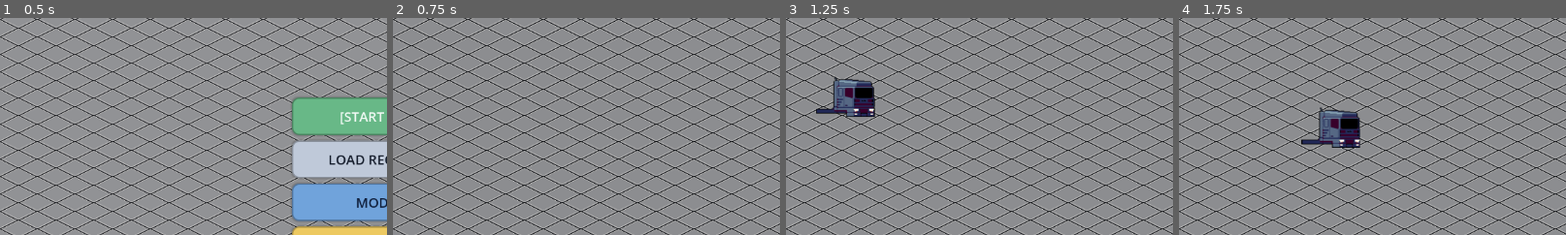
Above: before the commit, frames 1-4 (left to right).
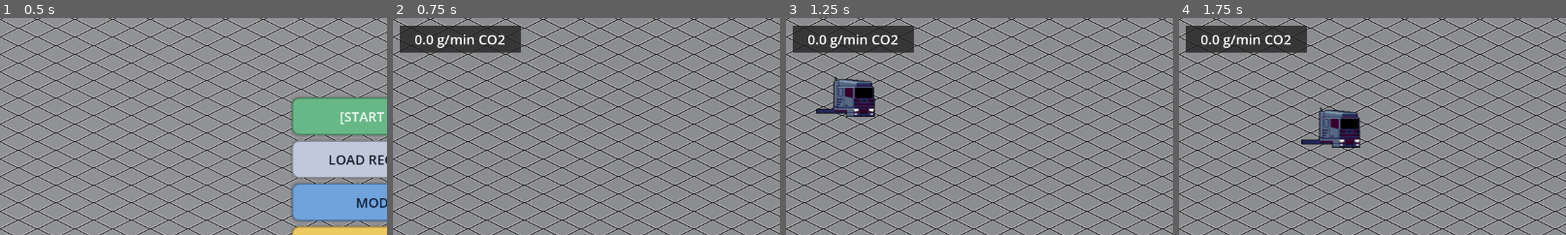
Above: after the commit, the same moments.

Repository: AApoLLoo/Projet
Game: Godot game, scene res://scene/main_menu.tscn
The game is run twice, just before and just after one commit, with the same random seed, the same clock (stepped at 60 frames per second) and the same inputs.
Inputs:
- Up to frame 1 (0.5 s): no input
- Up to frame 2 (0.75 s): click "[START NEW GAME]" at 0.5 s
- Up to frame 3 (1.25 s): no input
- Up to frame 4 (1.75 s): click "Tapis" at 1.25 s
The pictures show only the part of the screen within x 0-50%, y 10-60%; the shares and areas given below are measured in that part.

Frame 1 is identical in both runs. In frame 2, 3.7% of the frame differs, in the area x 1-34%, y 3-17%; in frame 3, 3.7%; in frame 4, 3.7%.

Commit message:
Ajout barre CO2
Ajout de la barre de CO2 avec 5g/min pour la pose d'un batiment.

Diff:
--- a/scene/hud.tscn
+++ b/scene/hud.tscn
@@ -139,6 +139,34 @@
 horizontal_alignment = 1
 vertical_alignment = 1
 
+[node name="CO2Container" type="MarginContainer" parent="." unique_id=247704804]
+offset_top = 65.0
+offset_right = 200.0
+offset_bottom = 125.0
+theme_override_constants/margin_left = 10
+theme_override_constants/margin_top = 10
+theme_override_constants/margin_right = 10
+theme_override_constants/margin_bottom = 10
+
+[node name="ColorRect" type="ColorRect" parent="CO2Container" unique_id=1416201117]
+layout_mode = 2
+color = Color(0.125, 0.125, 0.125, 0.784)
+
+[node name="MarginContainer" type="MarginContainer" parent="CO2Container" unique_id=768432155]
+layout_mode = 2
+theme_override_constants/margin_left = 5
+theme_override_constants/margin_top = 5
+theme_override_constants/margin_right = 5
+theme_override_constants/margin_bottom = 5
+
+[node name="CO2Label" type="Label" parent="CO2Container/MarginContainer" unique_id=1909872910]
+unique_name_in_owner = true
+layout_mode = 2
+theme_override_font_sizes/font_size = 20
+text = "0.0 g/min CO2"
+horizontal_alignment = 1
+vertical_alignment = 1
+
 [node name="BuildMenuContainer" type="VBoxContainer" parent="." unique_id=1150902757]
 unique_name_in_owner = true
 anchors_preset = 2
@@ -150,7 +178,22 @@
 offset_bottom = -10.0
 grow_vertical = 0
 
-[node name="SessionOverviewPanel" type="PanelContainer" parent="."]
+[node name="BtnBuildBelt" type="Button" parent="BuildMenuContainer" unique_id=559379114]
+unique_name_in_owner = true
+layout_mode = 2
+text = "Tapis"
+
+[node name="BtnBuildTurbine" type="Button" parent="BuildMenuContainer" unique_id=1270201037]
+unique_name_in_owner = true
+layout_mode = 2
+text = "Turbine"
+
+[node name="BtnBuildFactory" type="Button" parent="BuildMenuContainer" unique_id=1572101387]
+unique_name_in_owner = true
+layout_mode = 2
+text = "Usine"
+
+[node name="SessionOverviewPanel" type="PanelContainer" parent="." unique_id=675144948]
 unique_name_in_owner = true
 visible = false
 anchors_preset = 8
@@ -163,138 +206,123 @@
 offset_right = 220.0
 offset_bottom = 180.0
 
-[node name="MarginContainer" type="MarginContainer" parent="SessionOverviewPanel"]
+[node name="MarginContainer" type="MarginContainer" parent="SessionOverviewPanel" unique_id=432869373]
 layout_mode = 2
 theme_override_constants/margin_left = 18
 theme_override_constants/margin_top = 18
 theme_override_constants/margin_right = 18
 theme_override_constants/margin_bottom = 18
 
-[node name="VBoxContainer" type="VBoxContainer" parent="SessionOverviewPanel/MarginContainer"]
+[node name="VBoxContainer" type="VBoxContainer" parent="SessionOverviewPanel/MarginContainer" unique_id=1219415110]
 layout_mode = 2
 theme_override_constants/separation = 10
 
-[node name="TitleLabel" type="Label" parent="SessionOverviewPanel/MarginContainer/VBoxContainer"]
+[node name="TitleLabel" type="Label" parent="SessionOverviewPanel/MarginContainer/VBoxContainer" unique_id=1956281952]
 layout_mode = 2
 theme_override_font_sizes/font_size = 22
 text = "Infos de la partie"
 horizontal_alignment = 1
 
-[node name="InfoGrid" type="GridContainer" parent="SessionOverviewPanel/MarginContainer/VBoxContainer"]
-layout_mode = 2
-columns = 2
+[node name="InfoGrid" type="GridContainer" parent="SessionOverviewPanel/MarginContainer/VBoxContainer" unique_id=2012156695]
+layout_mode = 2
 theme_override_constants/h_separation = 24
 theme_override_constants/v_separation = 8
-
-[node name="DayLabel" type="Label" parent="SessionOverviewPanel/MarginContainer/VBoxContainer/InfoGrid"]
+columns = 2
+
+[node name="DayLabel" type="Label" parent="SessionOverviewPanel/MarginContainer/VBoxContainer/InfoGrid" unique_id=164693166]
 layout_mode = 2
 text = "Jour"
 
-[node name="OverviewDayValue" type="Label" parent="SessionOverviewPanel/MarginContainer/VBoxContainer/InfoGrid"]
+[node name="OverviewDayValue" type="Label" parent="SessionOverviewPanel/MarginContainer/VBoxContainer/InfoGrid" unique_id=1612728383]
 unique_name_in_owner = true
 layout_mode = 2
 text = "Jour 1"
 horizontal_alignment = 2
 
-[node name="TimeLabel" type="Label" parent="SessionOverviewPanel/MarginContainer/VBoxContainer/InfoGrid"]
+[node name="TimeLabel" type="Label" parent="SessionOverviewPanel/MarginContainer/VBoxContainer/InfoGrid" unique_id=488056875]
 layout_mode = 2
 text = "Heure"
 
-[node name="OverviewTimeValue" type="Label" parent="SessionOverviewPanel/MarginContainer/VBoxContainer/InfoGrid"]
+[node name="OverviewTimeValue" type="Label" parent="SessionOverviewPanel/MarginContainer/VBoxContainer/InfoGrid" unique_id=822626886]
 unique_name_in_owner = true
 layout_mode = 2
 text = "08:00"
 horizontal_alignment = 2
 
-[node name="CreditsLabel" type="Label" parent="SessionOverviewPanel/MarginContainer/VBoxContainer/InfoGrid"]
+[node name="CreditsLabel" type="Label" parent="SessionOverviewPanel/MarginContainer/VBoxContainer/InfoGrid" unique_id=2057540841]
 layout_mode = 2
 text = "Credits"
 
-[node name="OverviewCreditsValue" type="Label" parent="SessionOverviewPanel/MarginContainer/VBoxContainer/InfoGrid"]
+[node name="OverviewCreditsValue" type="Label" parent="SessionOverviewPanel/MarginContainer/VBoxContainer/InfoGrid" unique_id=1636981734]
 unique_name_in_owner = true
 layout_mode = 2
 text = "0 €"
 horizontal_alignment = 2
 
-[node name="MachinesLabel" type="Label" parent="SessionOverviewPanel/MarginContainer/VBoxContainer/InfoGrid"]
+[node name="MachinesLabel" type="Label" parent="SessionOverviewPanel/MarginContainer/VBoxContainer/InfoGrid" unique_id=1098813945]
 layout_mode = 2
 text = "Machines total"
 
-[node name="OverviewMachinesValue" type="Label" parent="SessionOverviewPanel/MarginContainer/VBoxContainer/InfoGrid"]
+[node name="OverviewMachinesValue" type="Label" parent="SessionOverviewPanel/MarginContainer/VBoxContainer/InfoGrid" unique_id=1645397864]
 unique_name_in_owner = true
 layout_mode = 2
 text = "0"
 horizontal_alignment = 2
 
-[node name="ActiveMachinesLabel" type="Label" parent="SessionOverviewPanel/MarginContainer/VBoxContainer/InfoGrid"]
+[node name="ActiveMachinesLabel" type="Label" parent="SessionOverviewPanel/MarginContainer/VBoxContainer/InfoGrid" unique_id=1244793099]
 layout_mode = 2
 text = "Machines actives"
 
-[node name="OverviewActiveMachinesValue" type="Label" parent="SessionOverviewPanel/MarginContainer/VBoxContainer/InfoGrid"]
+[node name="OverviewActiveMachinesValue" type="Label" parent="SessionOverviewPanel/MarginContainer/VBoxContainer/InfoGrid" unique_id=656499050]
 unique_name_in_owner = true
 layout_mode = 2
 text = "0 / 0"
 horizontal_alignment = 2
 
-[node name="ProductionRateLabel" type="Label" parent="SessionOverviewPanel/MarginContainer/VBoxContainer/InfoGrid"]
+[node name="ProductionRateLabel" type="Label" parent="SessionOverviewPanel/MarginContainer/VBoxContainer/InfoGrid" unique_id=770963294]
 layout_mode = 2
 text = "Taux de production"
 
-[node name="OverviewProductionRateValue" type="Label" parent="SessionOverviewPanel/MarginContainer/VBoxContainer/InfoGrid"]
+[node name="OverviewProductionRateValue" type="Label" parent="SessionOverviewPanel/MarginContainer/VBoxContainer/InfoGrid" unique_id=93367735]
 unique_name_in_owner = true
 layout_mode = 2
 text = "0%"
 horizontal_alignment = 2
 
-[node name="FailuresLabel" type="Label" parent="SessionOverviewPanel/MarginContainer/VBoxContainer/InfoGrid"]
+[node name="FailuresLabel" type="Label" parent="SessionOverviewPanel/MarginContainer/VBoxContainer/InfoGrid" unique_id=1883435217]
 layout_mode = 2
 text = "Machines en panne"
 
-[node name="OverviewFailuresValue" type="Label" parent="SessionOverviewPanel/MarginContainer/VBoxContainer/InfoGrid"]
+[node name="OverviewFailuresValue" type="Label" parent="SessionOverviewPanel/MarginContainer/VBoxContainer/InfoGrid" unique_id=1418545568]
 unique_name_in_owner = true
 layout_mode = 2
 text = "A venir (placeholder)"
 horizontal_alignment = 2
 
-[node name="CO2Label" type="Label" parent="SessionOverviewPanel/MarginContainer/VBoxContainer/InfoGrid"]
+[node name="CO2Label" type="Label" parent="SessionOverviewPanel/MarginContainer/VBoxContainer/InfoGrid" unique_id=1469679323]
 layout_mode = 2
 text = "CO2"
 
-[node name="OverviewCO2Value" type="Label" parent="SessionOverviewPanel/MarginContainer/VBoxContainer/InfoGrid"]
+[node name="OverviewCO2Value" type="Label" parent="SessionOverviewPanel/MarginContainer/VBoxContainer/InfoGrid" unique_id=1872482549]
 unique_name_in_owner = true
 layout_mode = 2
 text = "0.0 g/min"
 horizontal_alignment = 2
 
-[node name="ElectricityLabel" type="Label" parent="SessionOverviewPanel/MarginContainer/VBoxContainer/InfoGrid"]
+[node name="ElectricityLabel" type="Label" parent="SessionOverviewPanel/MarginContainer/VBoxContainer/InfoGrid" unique_id=1540392897]
 layout_mode = 2
 text = "Electricite"
 
-[node name="OverviewElectricityValue" type="Label" parent="SessionOverviewPanel/MarginContainer/VBoxContainer/InfoGrid"]
+[node name="OverviewElectricityValue" type="Label" parent="SessionOverviewPanel/MarginContainer/VBoxContainer/InfoGrid" unique_id=1645637162]
 unique_name_in_owner = true
 layout_mode = 2
 text = "0.0 kW"
 horizontal_alignment = 2
 
-[node name="HintLabel" type="Label" parent="SessionOverviewPanel/MarginContainer/VBoxContainer"]
+[node name="HintLabel" type="Label" parent="SessionOverviewPanel/MarginContainer/VBoxContainer" unique_id=533120122]
 layout_mode = 2
 text = "TAB pour ouvrir / fermer"
 horizontal_alignment = 1
-
-[node name="BtnBuildBelt" type="Button" parent="BuildMenuContainer" unique_id=559379114]
-unique_name_in_owner = true
-layout_mode = 2
-text = "Tapis"
-
-[node name="BtnBuildTurbine" type="Button" parent="BuildMenuContainer" unique_id=1270201037]
-unique_name_in_owner = true
-layout_mode = 2
-text = "Turbine"
-
-[node name="BtnBuildFactory" type="Button" parent="BuildMenuContainer" unique_id=1572101387]
-unique_name_in_owner = true
-layout_mode = 2
-text = "Usine"
 
 [node name="Menu_Belt" type="HBoxContainer" parent="." unique_id=330465475]
 offset_left = 32.0
--- a/script/BuildingManager.gd
+++ b/script/BuildingManager.gd
@@ -148,7 +148,9 @@
 
 	if _can_build(cell_pos):
 		# Déduction des crédits grâce à la fonction existante
+		var co2_cost: float = 5.0
 		GameManager.add_credits(-factory_cost)
+		GameManager.add_construction_co2(co2_cost)
 
 		# Création de l'usine
 		var factory_instance: Node2D = factory_scene.instantiate()
@@ -168,13 +170,18 @@
 			factory_instance.build_cost = factory_cost
 
 		# Enregistrement de la case comme étant occupée (après création de l'instance)
-		occupied_cells[cell_pos] = {"instance": factory_instance, "cost": factory_cost}
+		occupied_cells[cell_pos] = {
+			"instance": factory_instance,
+			"cost": factory_cost,
+			"co2_cost": co2_cost
+}
 
 		# Sauvegarde du dernier bâtiment placé pour permettre annulation/remboursement
 		_last_built = {
 			"cell_pos": cell_pos,
 			"instance": factory_instance,
-			"cost": factory_cost
+			"cost": factory_cost,
+			"co2_cost": co2_cost
 		}
 		last_build_state_changed.emit(true)
 
@@ -198,6 +205,7 @@
 	var inst = _last_built.get("instance")
 	var cell = _last_built.get("cell_pos")
 	var cost = float(_last_built.get("cost", 0.0))
+	var co2_cost = float(_last_built.get("co2_cost", 0.0))
 
 	if is_instance_valid(inst):
 		inst.queue_free()
@@ -207,6 +215,8 @@
 
 	# Remboursement de 50%
 	GameManager.add_credits(cost * 0.5)
+	# Remboursement de la totalité de consommation de C02
+	GameManager.remove_construction_co2(co2_cost)
 
 	_last_built.clear()
 	last_build_state_changed.emit(false)
@@ -244,6 +254,7 @@
 	var data = occupied_cells[cell_pos]
 	var inst = data.get("instance")
 	var cost = float(data.get("cost", 0.0))
+	var co2_cost = float(data.get("co2_cost", 0.0))
 
 	if is_instance_valid(inst):
 		inst.queue_free()
@@ -252,6 +263,7 @@
 
 	# Remboursement de 50%
 	GameManager.add_credits(cost * 0.5)
+	GameManager.remove_construction_co2(co2_cost)
 
 	# Si on avait enregistré ce bâtiment comme dernier construit, on le nettoie
 	if _last_built.size() > 0 and _last_built.get("cell_pos") == cell_pos:
--- a/script/GameManager.gd
+++ b/script/GameManager.gd
@@ -4,6 +4,8 @@
 var credits: float = 12500.0
 var energy_usage: float = 0.0  # en kW (positif = consommation nette, négatif = production nette)
 var co2_emissions: float = 0.0 # en g/min
+var construction_co2: float = 0.0
+var machine_co2_emissions: float = 0.0
 
 # Signaux pour mettre à jour l'UI automatiquement
 signal resources_updated
@@ -14,8 +16,11 @@
 
 func _on_totals_changed(energy_total: float, co2_total: float) -> void:
 	energy_usage = energy_total
-	co2_emissions = co2_total
+	machine_co2_emissions = co2_total
+	_update_total_co2()
 	resources_updated.emit()
+
+
 
 func add_credits(amount: float):
 	credits += amount
@@ -24,3 +29,18 @@
 func update_energy(amount: float):
 	energy_usage += amount
 	resources_updated.emit()
+
+func add_construction_co2(amount: float) -> void:
+	construction_co2 += amount
+	_update_total_co2()
+	resources_updated.emit()
+
+func remove_construction_co2(amount: float) -> void:
+	construction_co2 -= amount
+	if construction_co2 < 0.0:
+		construction_co2 = 0.0
+	_update_total_co2()
+	resources_updated.emit()
+
+func _update_total_co2() -> void:
+	co2_emissions = machine_co2_emissions + construction_co2
--- a/script/HUD.gd
+++ b/script/HUD.gd
@@ -6,6 +6,7 @@
 @onready var day_label: Label = %DayLabel
 @onready var time_label: Label = %TimeLabel
 @onready var money_label: Label = %MoneyLabel
+@onready var co2_label: Label = %CO2Label
 
 @onready var session_overview_panel: PanelContainer = %SessionOverviewPanel
 @onready var overview_day_value: Label = %OverviewDayValue
@@ -152,6 +153,7 @@
 	if GameManager:
 		GameManager.resources_updated.connect(_on_resources_updated)
 		_update_money_display()
+		_update_co2_display()
 
 	# --- PANNEAU ENTITÉ ---
 	_entity_panel = ENTITY_PANEL_SCENE.instantiate()
@@ -304,11 +306,16 @@
 
 func _on_resources_updated() -> void:
 	_update_money_display()
+	_update_co2_display()
 	_update_session_overview()
 
 func _update_money_display() -> void:
 	if money_label and GameManager:
 		money_label.text = _format_money_value(GameManager.credits)
+
+func _update_co2_display() -> void:
+	if co2_label and GameManager:
+		co2_label.text = _format_rate_value(GameManager.co2_emissions, "g/min CO2")
 
 func _toggle_session_overview() -> void:
 	if session_overview_panel == null:
